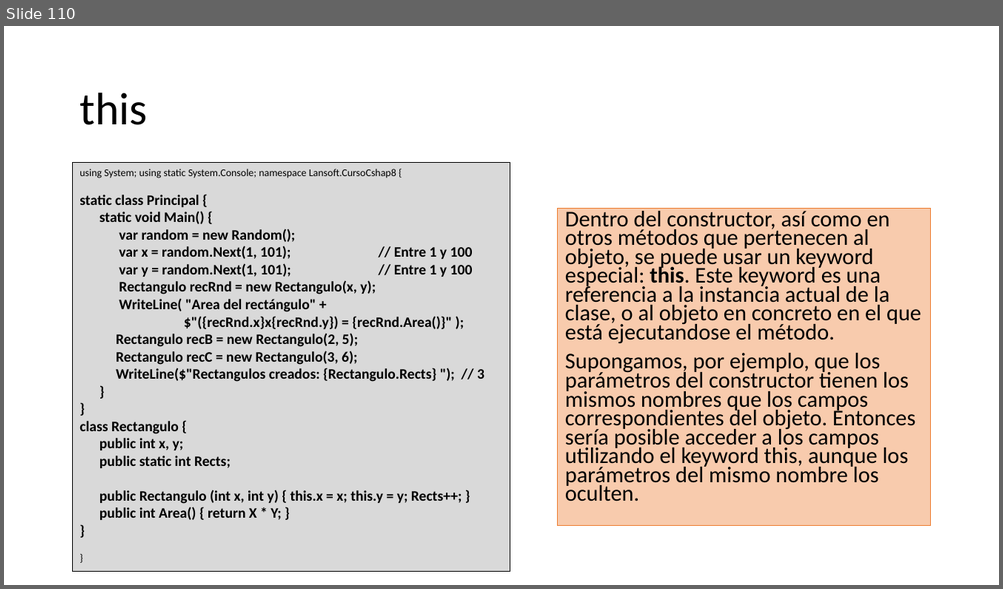
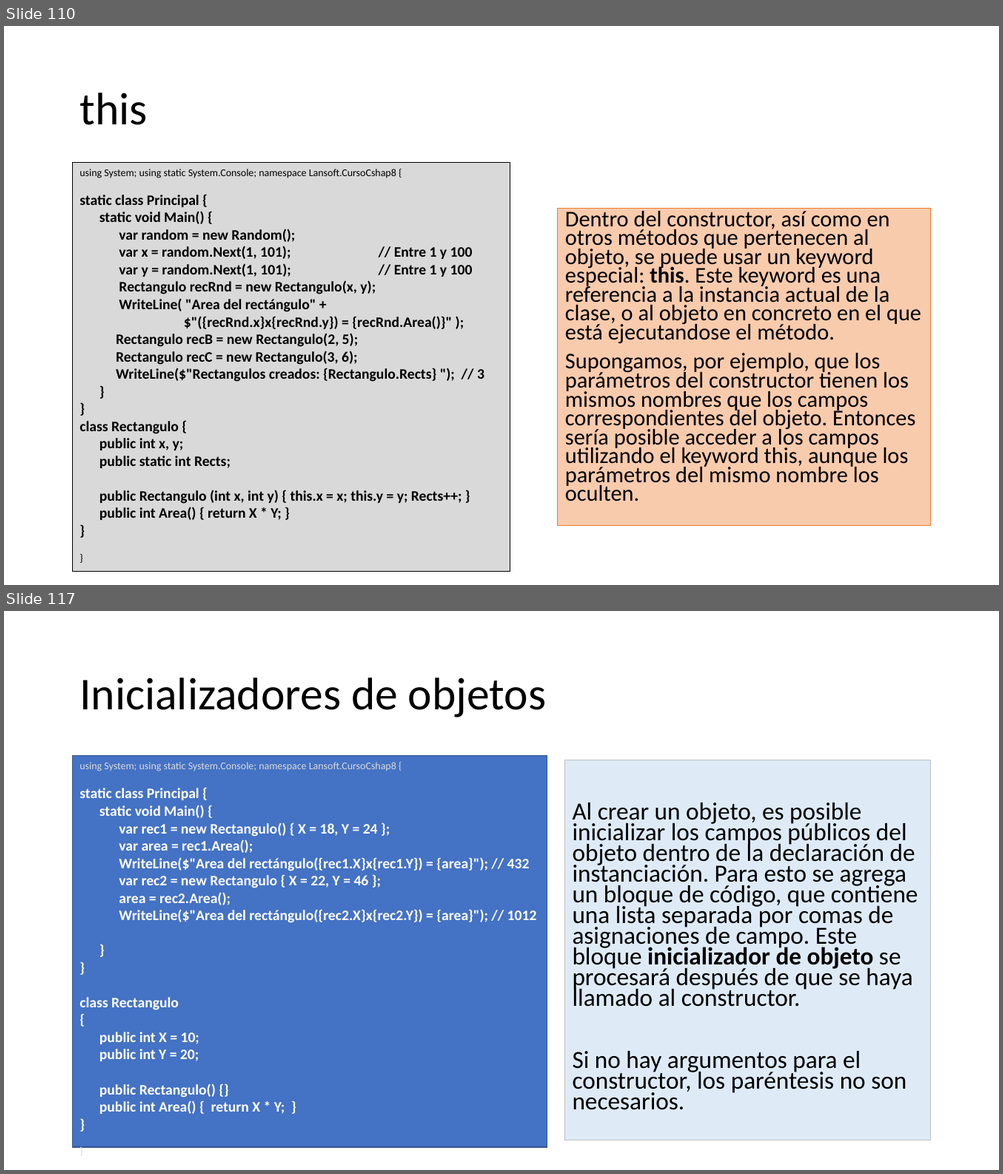
Before and after one commit to AlbertOsinaga/CursoCSharp__8, a slide deck: CSharpQuickReferencia.pptx. Shown one above the other, each under a label of ours: slide 110 before the commit, slides 110 and 117 after it; the slides between them are not shown. The pictures are 1003x589 and 1003x1174 pixels, drawn with LibreOffice and Linux fonts; fonts in the diff are those of the drawing. Boxes give left, top, right and bottom in pixels: in the first picture for what was removed or moved away, otherwise in the second. Text is boxed around its words. In the diff, an @@ line names an element or a change of style, - is before the commit and + after.

```diff
--- a/CSharpQuickReferencia.pptx
+++ b/CSharpQuickReferencia.pptx
@@ slide 117 added at (4,611,999,1170), background #FFFFFF @@
@@ title added at (79,678,546,718), 44 pt, text #000000 @@
+Inicializadores de objetos
@@ rectangle added at (73,756,547,1147), fill #4472C4, outline #325491 1 pt, 14 pt, text #FFFFFF, bold @@
+using System; using static System.Console; namespace Lansoft.CursoCshap8 {
+static class Principal {
+static void Main() {
+var rec1 = new Rectangulo() { X = 18, Y = 24 };
+var area = rec1.Area();
+WriteLine($"Area del rectángulo({rec1.X}x{rec1.Y}) = {area}"); // 432
+var rec2 = new Rectangulo { X = 22, Y = 46 };
+area = rec2.Area();
+WriteLine($"Area del rectángulo({rec2.X}x{rec2.Y}) = {area}"); // 1012
+}
+}
+class Rectangulo
+{
+public int X = 10;
+public int Y = 20;
+public Rectangulo() {}
+public int Area() { return X * Y; }
+}
+}
@@ text added at (564,760,930,1141), fill #DEEBF7, outline #BFBFBF 0.75 pt, 23.8 pt, text #000000 @@
+Al crear un objeto, es posible inicializar los campos públicos del objeto dentro de la declaración de instanciación. Para esto se agrega un bloque de código, que contiene una lista separada por comas de asignaciones de campo. Este bloque inicializador de objeto se procesará después de que se haya llamado al constructor.
+Si no hay argumentos para el constructor, los paréntesis no son necesarios.
```
Also in this commit, not shown: 1 slide changed, 16 other slides added, 3 other files.
